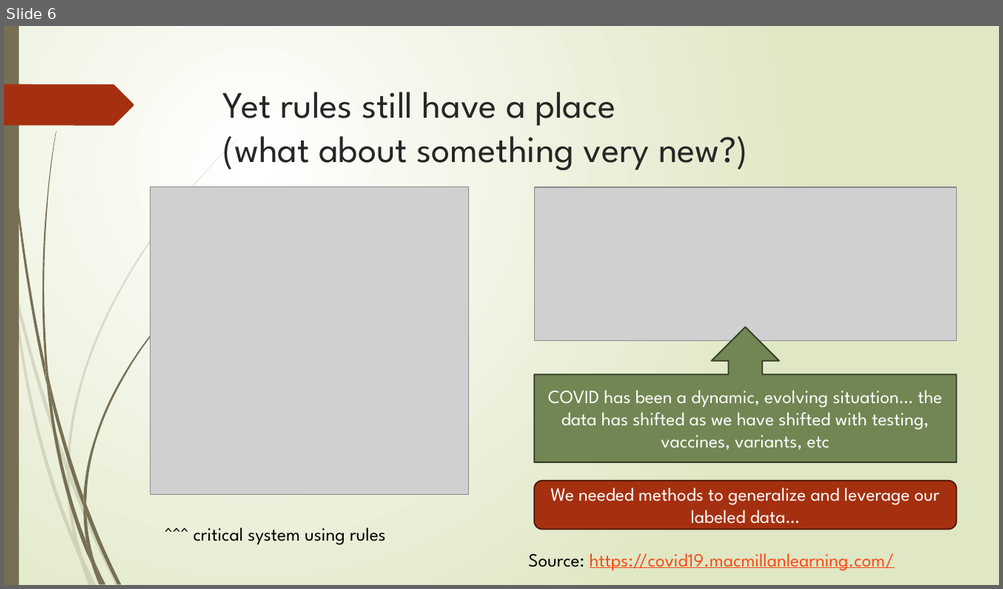
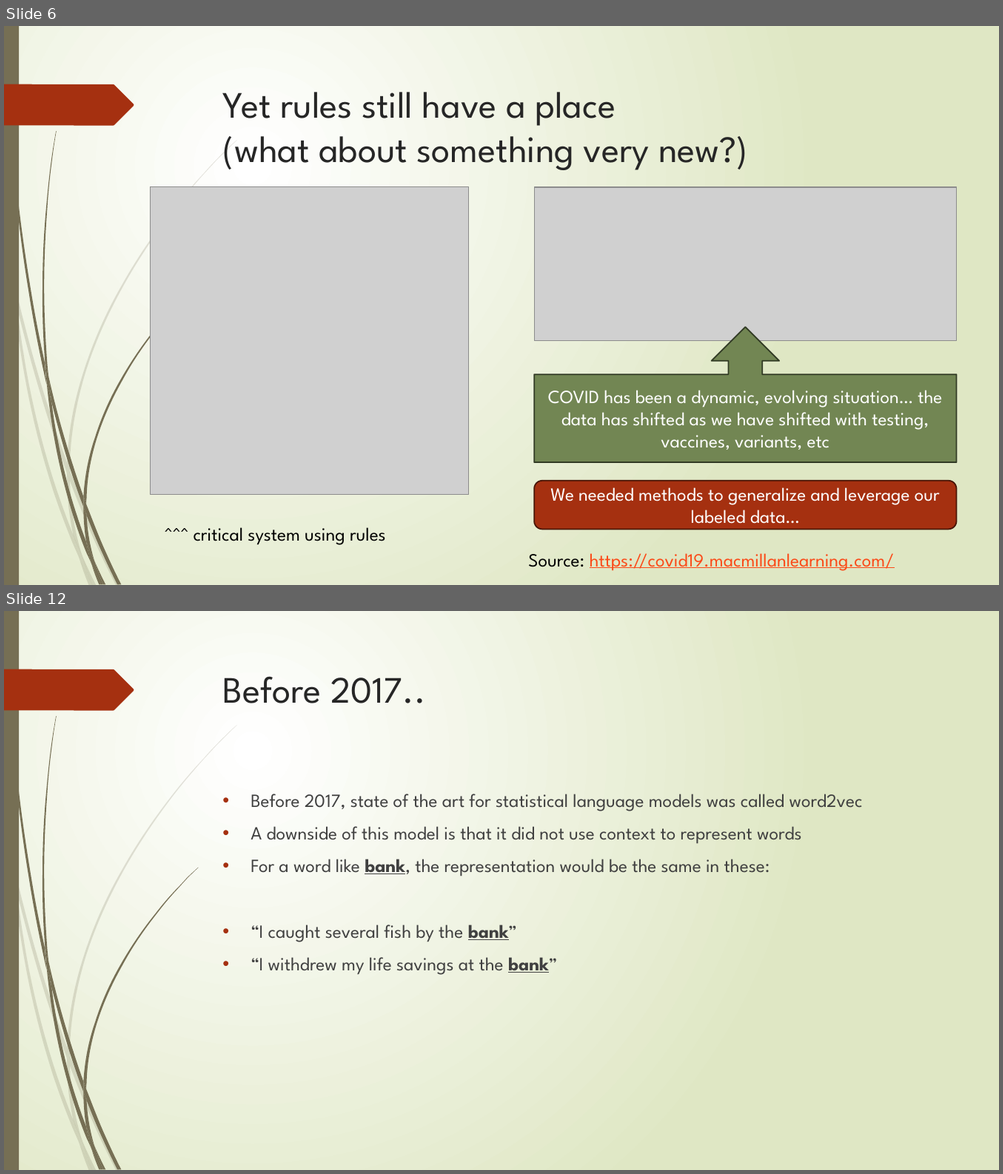
Before and after one commit to abchapman93/delphi-nlp-2024-dev, a slide deck: Slidedecks_ML/2024_Delphi_NLP_with_ML_Part_1.pptx. Shown one above the other, each under a label of ours: slide 6 before the commit, slides 6 and 12 after it; the slides between them are not shown. The pictures are 1003x589 and 1003x1174 pixels, drawn with LibreOffice and Linux fonts; fonts in the diff are those of the drawing; grey boxes stand for pictures. Boxes give left, top, right and bottom in pixels: in the first picture for what was removed or moved away, otherwise in the second. Text is boxed around its words. In the diff, an @@ line names an element or a change of style, - is before the commit and + after.

```diff
--- a/Slidedecks_ML/2024_Delphi_NLP_with_ML_Part_1.pptx
+++ b/Slidedecks_ML/2024_Delphi_NLP_with_ML_Part_1.pptx
@@ slide 12 added at (4, 611, 999, 1170), background gradient #FFFFFF to #DFE8C4; not listed: 24 template elements that a slide beside it also shows @@
@@ title added at (223, 676, 426, 703), 36 pt, text #262626 @@
+Before 2017..
@@ text added at (250, 794, 862, 975), 18 pt, text #404040 @@
+• Before 2017, state of the art for statistical language models was called word2vec
+• A downside of this model is that it did not use context to represent words
+• For a word like bank, the representation would be the same in these:
+• “I caught several fish by the bank”
+• “I withdrew my life savings at the bank”
```
Also in this commit, not shown: 1 slide changed, 13 other slides added.
